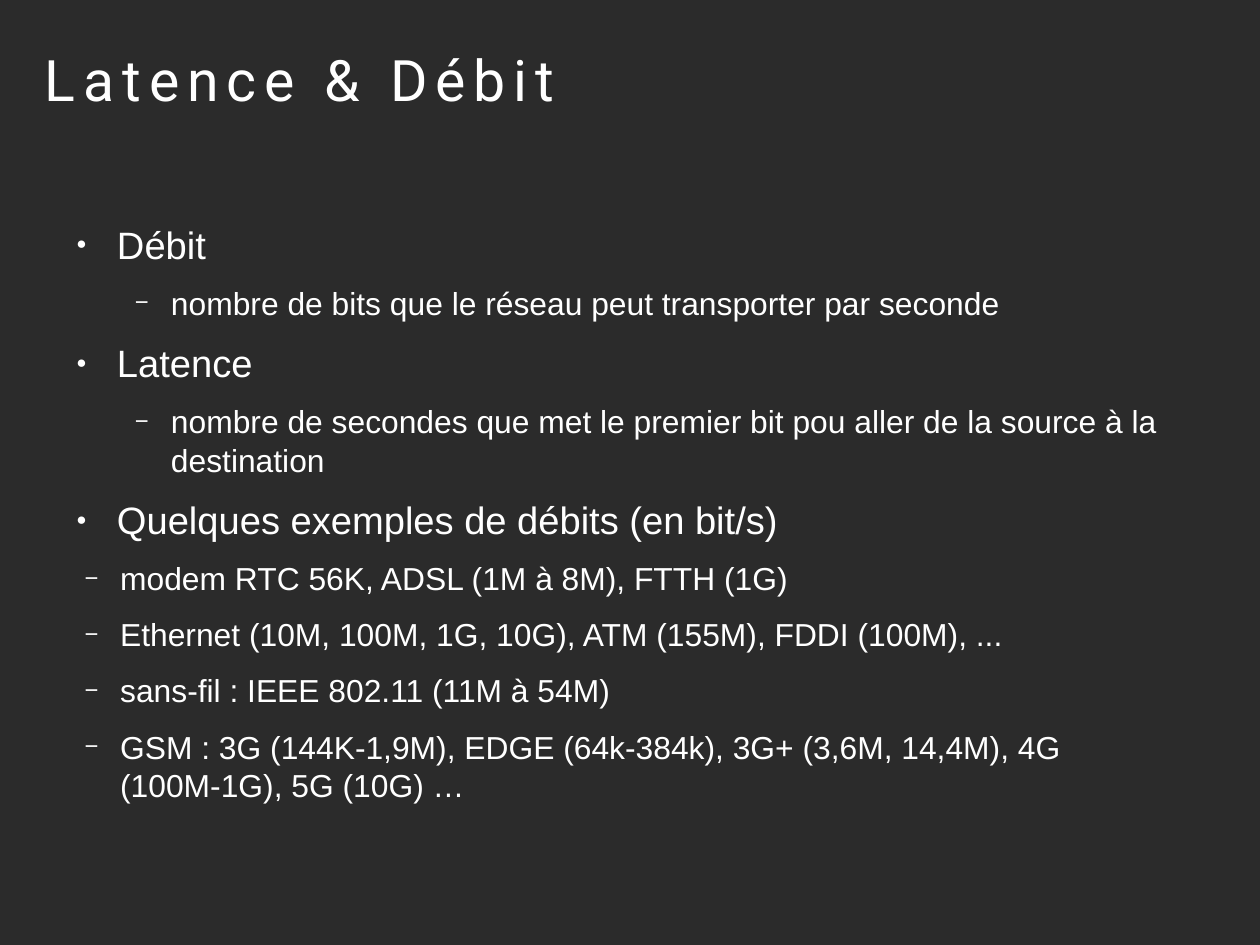
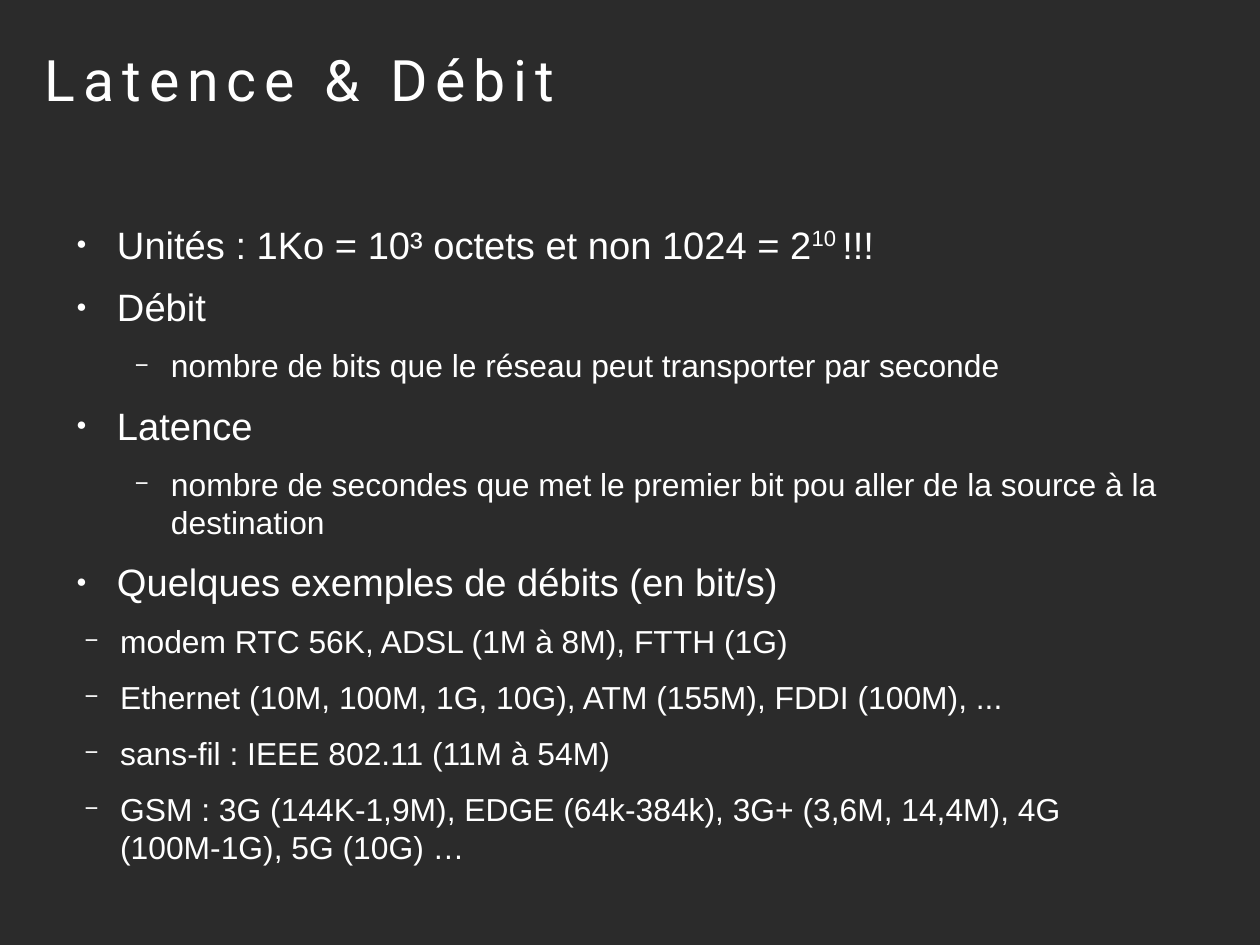
Before and after one commit to diu-uf-bordeaux/bloc3, a slide deck: slide 12 of reseaux/cours.odp. Drawn at 1260x945 pixels with LibreOffice and Linux fonts; fonts in the diff are those of the drawing; background and template pictures are left out; a plain dark background stands for a picture behind light text. Boxes give left, top, right and bottom in pixels: in the first picture for what was removed or moved away, otherwise in the second. Text is boxed around its words. In the diff, an @@ line names an element or a change of style, - is before the commit and + after.

```diff
--- a/reseaux/cours.odp
+++ b/reseaux/cours.odp
@@ text at <box>117,231,747,260</box>: paragraph added @@
+● Unités : 1Ko = 10³ octets et non 1024 = 210 !!!
```
Also in this commit, not shown: 3 other slides changed, 3 other files.
